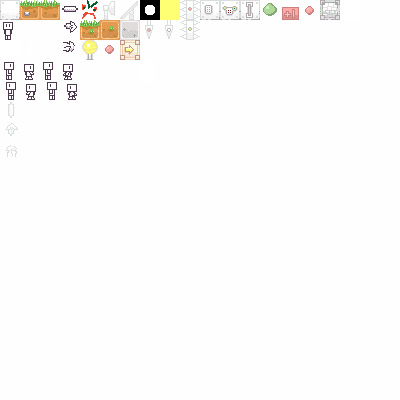
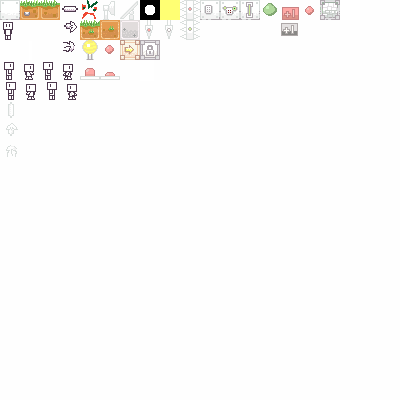
Comparing the layer stacks of the two 400px x 400px images. Changes:
added layer "Layer 2" above "Layer 3" over [100, 72, 120, 80]
added layer "Layer 3" above "Layer 4" over [281, 23, 298, 36]
added layer "Layer 4" above "Background" over [140, 40, 160, 60]
painted on "Background" over [80, 68, 101, 80]
